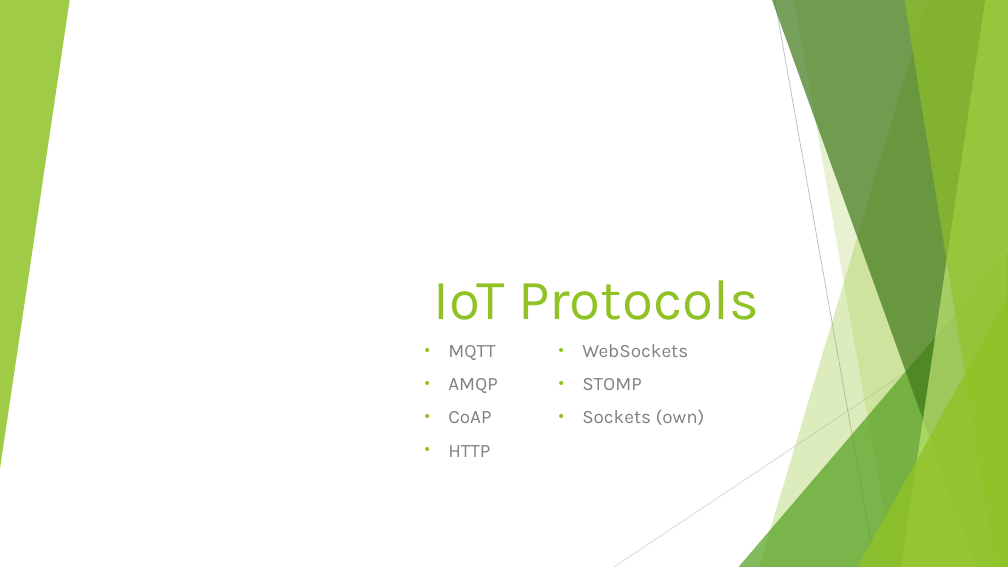
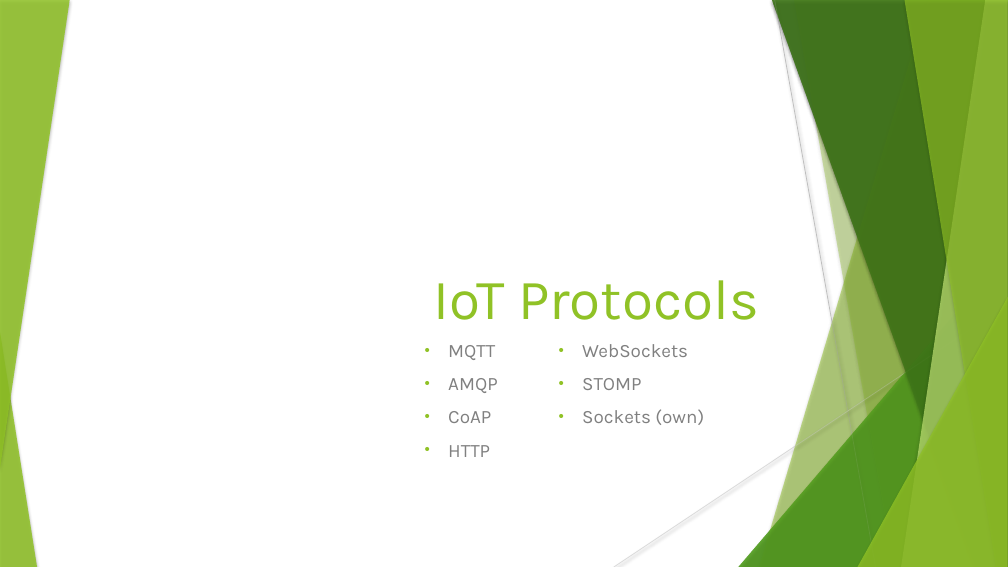
Before and after one commit to simonfink/ma, a slide deck: slide 1 of IoT_Protocols.pptx. Drawn at 1008x567 pixels with LibreOffice and Linux fonts; fonts in the diff are those of the drawing. Boxes give left, top, right and bottom in pixels: in the first picture for what was removed or moved away, otherwise in the second. Text is boxed around its words. In the diff, an @@ line names an element or a change of style, - is before the commit and + after.

```diff
--- a/IoT_Protocols.pptx
+++ b/IoT_Protocols.pptx
@@ shadow on in 7 elements at <box>759,0,1008,567</box>, <box>739,252,1008,567</box>, <box>772,0,1008,567</box>, <box>901,0,1008,567</box>, <box>904,0,1008,567</box>, <box>858,297,1008,567</box>, <box>0,0,70,469</box> @@
@@ line (775, 0) - (876, 567): stroke #BFBFBF 0.75 pt to #BFBFBF 0.74 pt @@
@@ freeform shape at <box>794,0,1008,567</box>: shadow on; outline redrawn @@
@@ group added at <box>739,0,1008,567</box>: 5 freeform shapes, 2 triangles @@
@@ line (1008, 305) - (614, 567): stroke #D9D9D9 0.75 pt to #D9D9D9 0.74 pt @@
@@ triangle added at <box>0,332,37,567</box>, fill #90C226 at 85% opacity @@
```
Also in this commit, not shown: 11 other slides changed, 10 other files.
